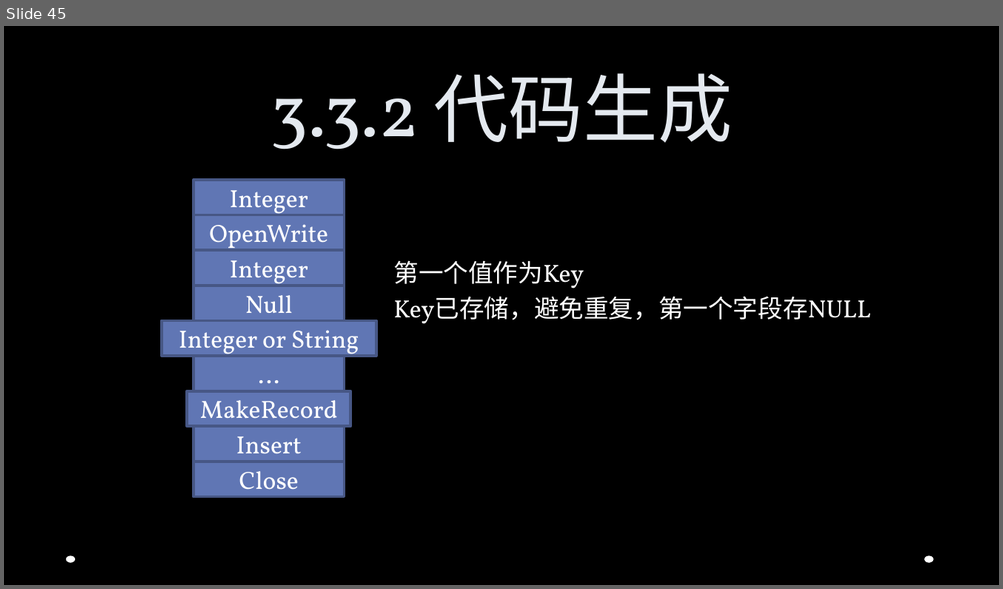
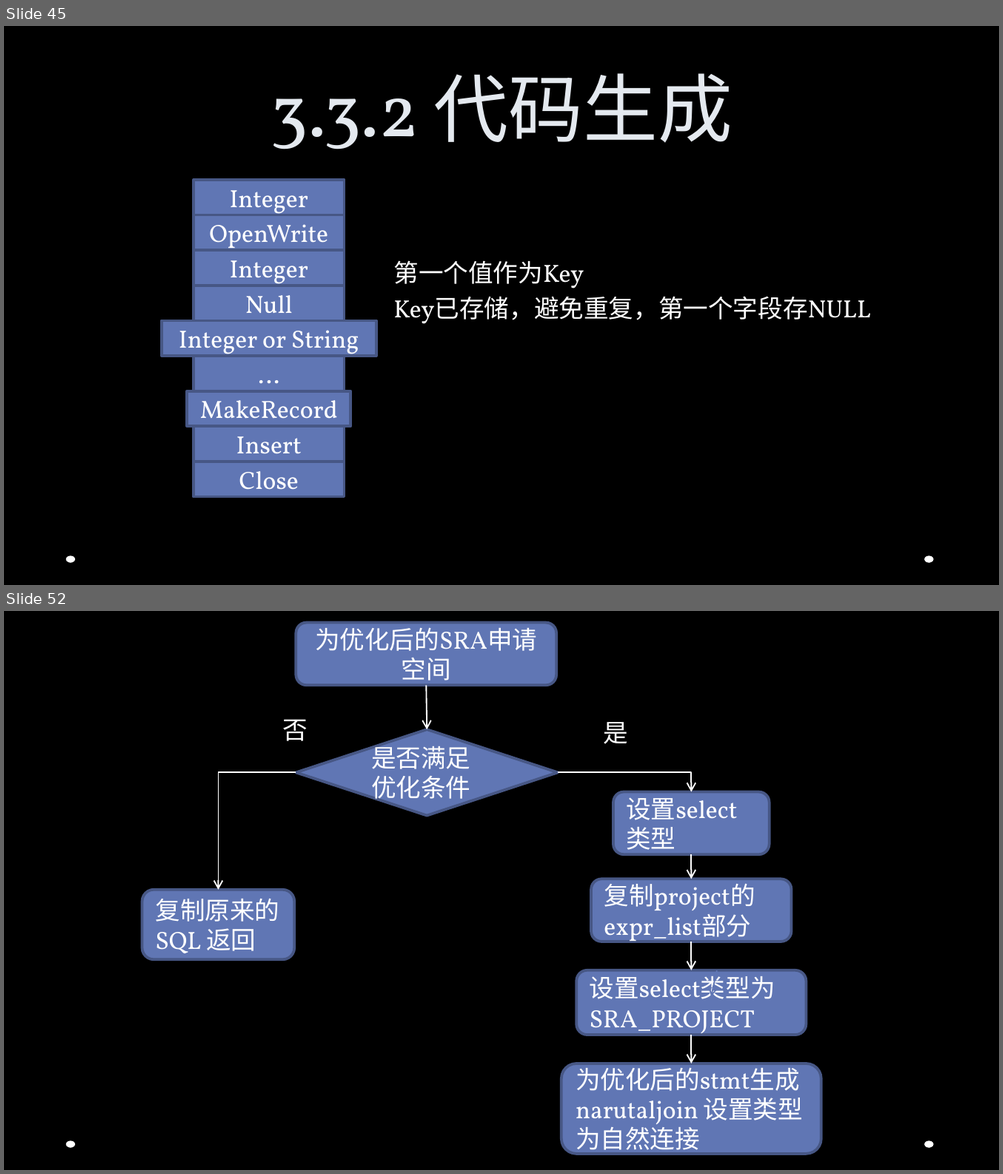
Before and after one commit to Jusot/chidb, a slide deck: documents/slides/ppt.pptx. Shown one above the other, each under a label of ours: slide 45 before the commit, slides 45 and 52 after it; the slides between them are not shown. The pictures are 1003x589 and 1003x1174 pixels, drawn with LibreOffice and Linux fonts; fonts in the diff are those of the drawing; background and template pictures are left out. Boxes give left, top, right and bottom in pixels: in the first picture for what was removed or moved away, otherwise in the second. Text is boxed around its words. In the diff, an @@ line names an element or a change of style, - is before the commit and + after.

```diff
--- a/documents/slides/ppt.pptx
+++ b/documents/slides/ppt.pptx
@@ slide 52 added at box(4, 611, 999, 1170), background picture (left out); not listed: 2 template elements that a slide beside it also shows @@
@@ rounded rectangle added at box(296, 623, 556, 686), fill #6076B4, outline #475785 2 pt, 18 pt, text #FFFFFF @@
+为优化后的SRA申请空间
@@ arrow added from (426, 686) to (427, 729), #FFFFFF 1 pt @@
@@ text added at box(282, 719, 307, 741), 18 pt, text #FFFFFF @@
+否
@@ diamond added at box(296, 729, 557, 816), fill #6076B4, outline #475785 2 pt, 18 pt, text #FFFFFF @@
+是否满足优化条件
@@ text added at box(603, 722, 629, 744), 18 pt, text #FFFFFF @@
+是
@@ elbow arrow added from (296, 773) to (218, 889), #FFFFFF 1 pt @@
@@ elbow arrow added from (558, 773) to (691, 792), #FFFFFF 1 pt @@
@@ rounded rectangle added at box(613, 792, 769, 854), fill #6076B4, outline #475785 2 pt, 18 pt, text #FFFFFF @@
+设置select类型
@@ arrow added from (691, 854) to (691, 880), #FFFFFF 1 pt @@
@@ rounded rectangle added at box(142, 889, 294, 959), fill #6076B4, outline #475785 2 pt, 18 pt, text #FFFFFF @@
+复制原来的SQL 返回
@@ rounded rectangle added at box(591, 880, 791, 943), fill #6076B4, outline #475785 2 pt, 18 pt, text #FFFFFF @@
+复制project的expr_list部分
@@ arrow added from (691, 943) to (691, 971), #FFFFFF 1 pt @@
@@ rounded rectangle added at box(576, 971, 805, 1036), fill #6076B4, outline #475785 2 pt, 18 pt, text #FFFFFF @@
+设置select类型为SRA_PROJECT
@@ arrow added from (716, 971) to (711, 997), #6076B4 1 pt @@
@@ arrow added from (691, 1035) to (691, 1064), #FFFFFF 1 pt @@
@@ rounded rectangle added at box(561, 1064, 820, 1154), fill #6076B4, outline #475785 2 pt, 18 pt, text #FFFFFF @@
+为优化后的stmt生成narutaljoin 设置类型为自然连接
```
Also in this commit, not shown: 4 slides changed, 6 other slides added.
